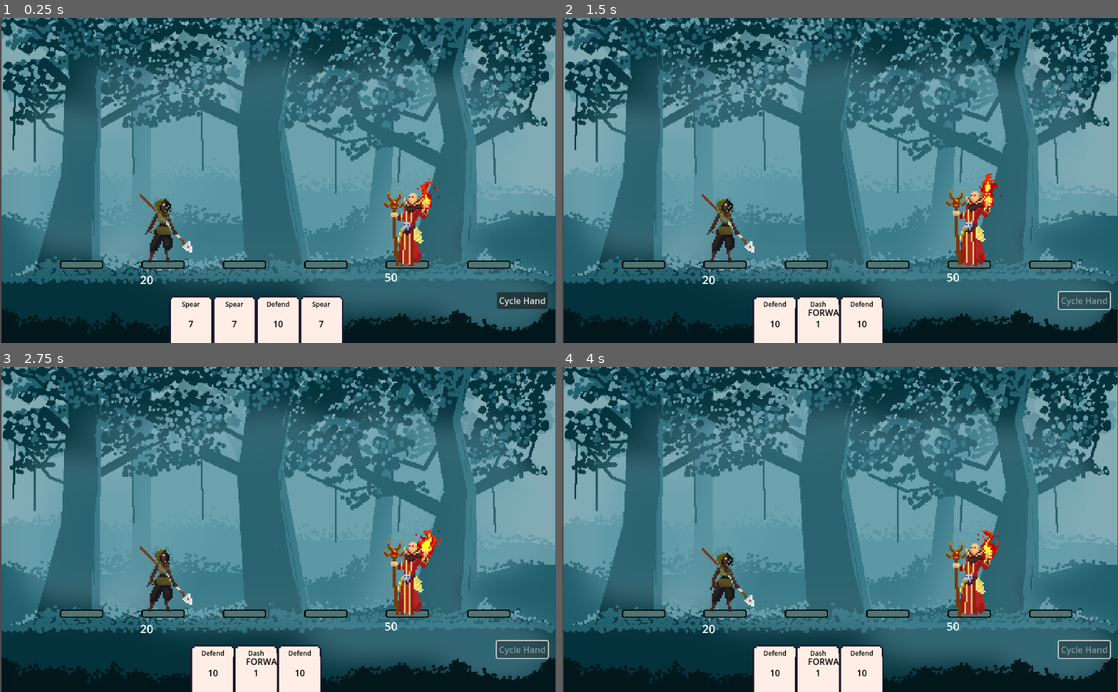
Above: before the commit, frames 1-4 (two rows, left to right).
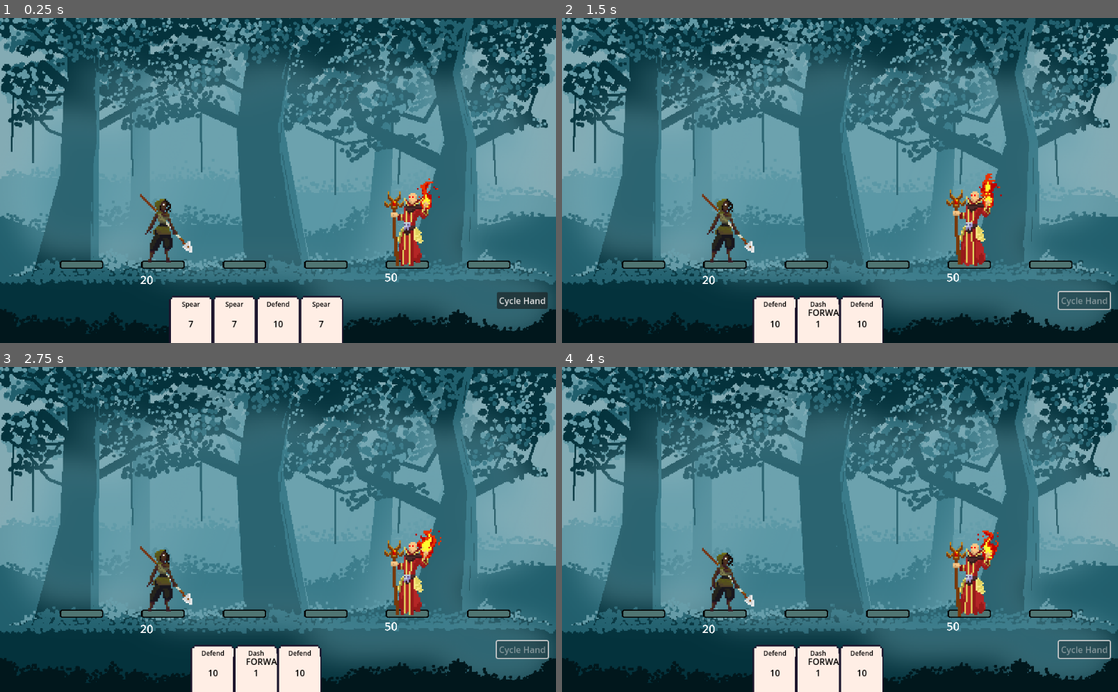
Above: after the commit, the same moments.

Repository: maxnovak/card-battle-time
Game: Godot game, scene res://Combat/Combat.tscn
Two runs of this game, one before a commit and one after it. Both use one fixed random seed, a clock stepped at 60 frames per second and the inputs below. This scene is started directly instead of the project's main scene.
Inputs (mouse positions are in pixels of both pictures, inside the frame that each line leads up to):
- Up to frame 1 (0.25 s): no input
- Up to frame 2 (1.5 s): click "Cycle Hand" at 0.5 s; move the mouse to (773, 323) at 1.27 s; click (773, 323) at 1.42 s
- Up to frame 3 (2.75 s): move the mouse to (255, 672) at 2.02 s; click (255, 672) at 2.17 s
- Up to frame 4 (4 s): move the mouse to (862, 672) at 2.77 s; click (862, 672) at 2.92 s; move the mouse to (812, 594) at 3.52 s; click (812, 594) at 3.67 s

The runs differ from the first frame. In frame 1, 14% of the frame differs, in the area x 0-100%, y 0-100%; in frame 2, 14%; in frame 3, 14%; in frame 4, 14%.

Commit message:
Align combat scene background better

Diff:
--- a/Combat/Combat.tscn
+++ b/Combat/Combat.tscn
@@ -13,8 +13,8 @@
 script = ExtResource("1_ybk62")
 
 [node name="Background" type="Sprite2D" parent="."]
-position = Vector2(513, 297.5)
-scale = Vector2(1.64516, 1.68056)
+position = Vector2(512, 300)
+scale = Vector2(1.65161, 1.66667)
 texture = ExtResource("2_e8glv")
 
 [node name="GUI" type="Node2D" parent="."]
